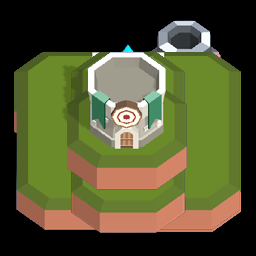
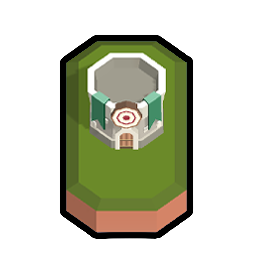
Comparing the layer stacks of the two (256, 256) images. Changes:
added layer "4" above "Layer 4" over [66, 41, 188, 233]
hid "Layer 4" over [66, 52, 187, 190]
hid "Layer 3" over [71, 44, 186, 233]
hid "Layer 5" over [16, 51, 240, 230]
hid "Layer 6" over [14, 20, 241, 232]
hid "Background" over [0, 0, 256, 256]
